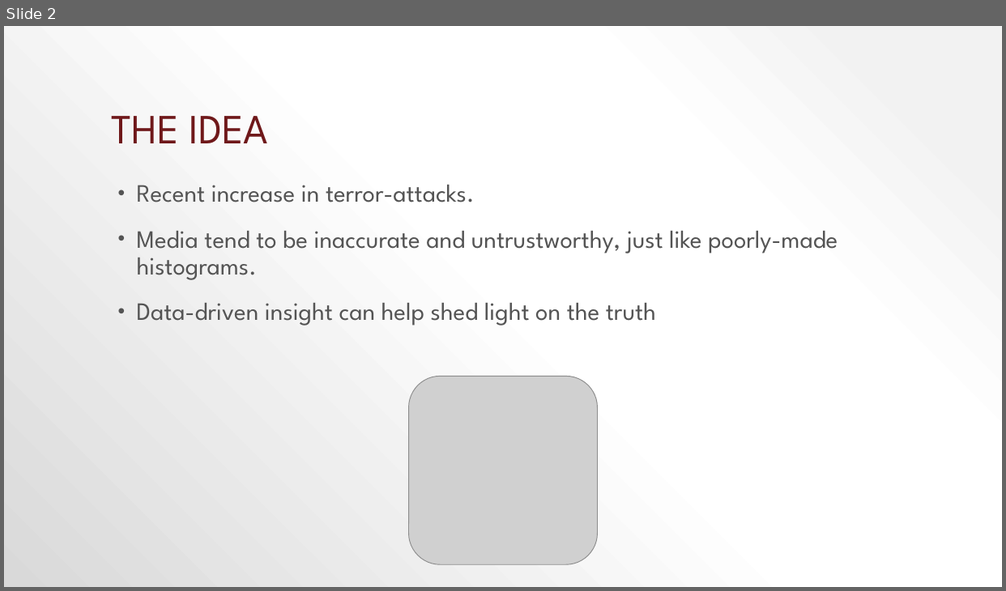
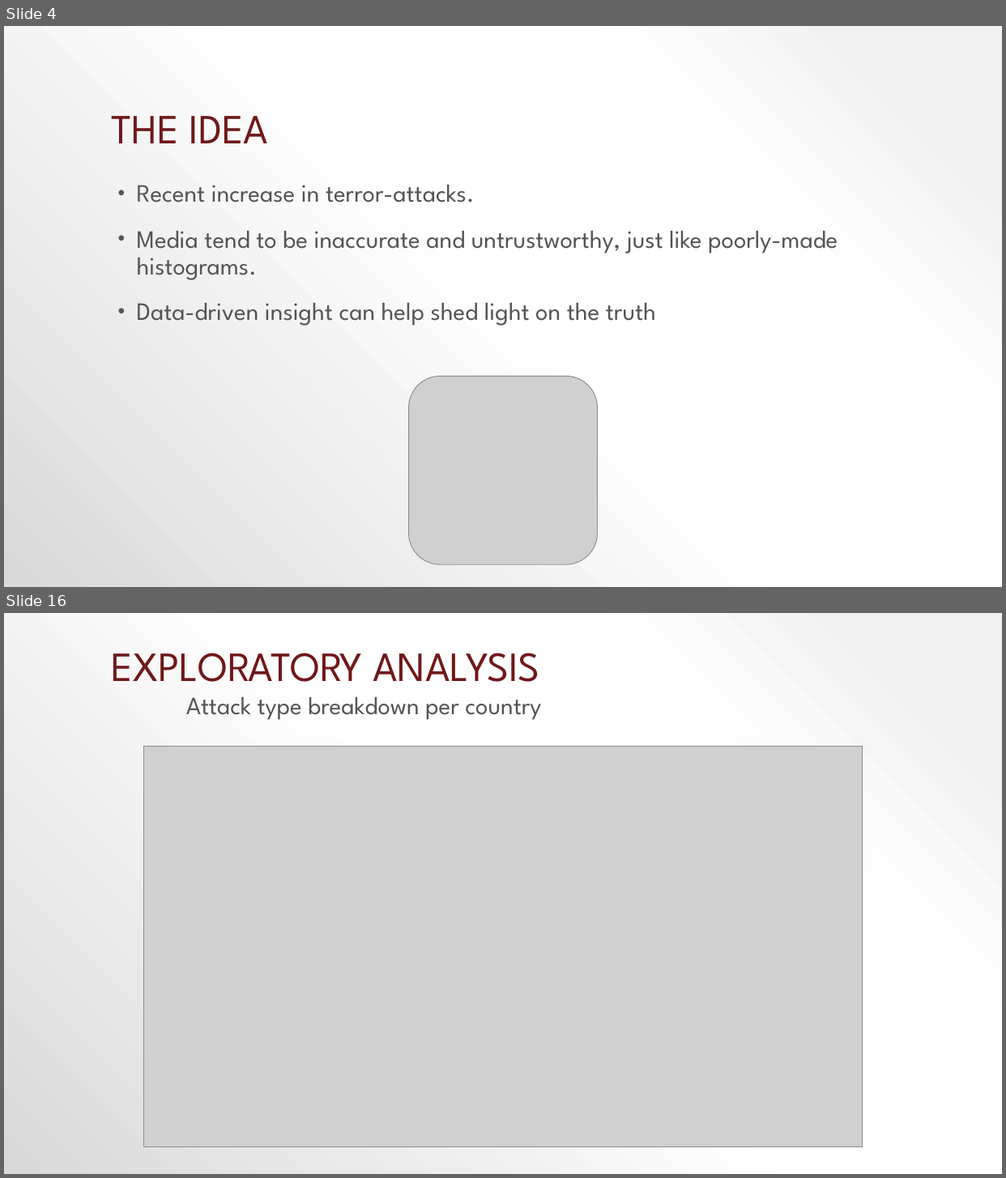
Before and after one commit to Senbyo/socialDataCourse, a slide deck: Final_Project/Terrorism in europe.pptx. Shown one above the other, each under a label of ours: slide 2 before the commit, slides 4 and 16 after it; the slides between them are not shown. The pictures are 1006x591 and 1006x1178 pixels, drawn with LibreOffice and Linux fonts; fonts in the diff are those of the drawing; grey boxes stand for pictures. Boxes give left, top, right and bottom in pixels: in the first picture for what was removed or moved away, otherwise in the second. Text is boxed around its words. In the diff, an @@ line names an element or a change of style, - is before the commit and + after.

```diff
--- a/Final_Project/Terrorism in europe.pptx
+++ b/Final_Project/Terrorism in europe.pptx
@@ slide 16 added at (4,613,1002,1174), background gradient #F2F2F2 to #FFFFFF to #D9D9D9 @@
@@ title added at (111,653,539,682), 40 pt, text #6F181A @@
+EXPLORATORY ANALYSIS
@@ text added at (186,697,541,720), 24 pt, text #545454 @@
+Attack type breakdown per country
@@ picture added at (143,747,862,1148) @@
@@ what was slide 2 is now slide 4 @@
```
Also in this commit, not shown: 1 slide changed, 22 other slides added, 9 slides removed, 1 other file.
